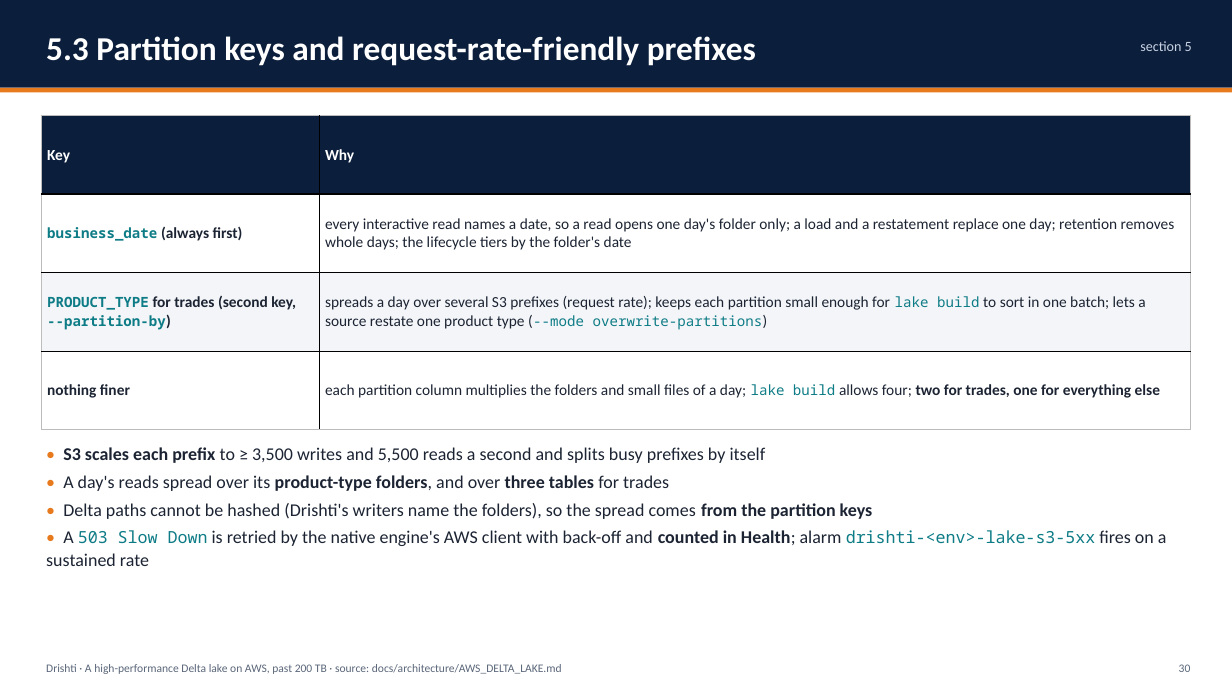
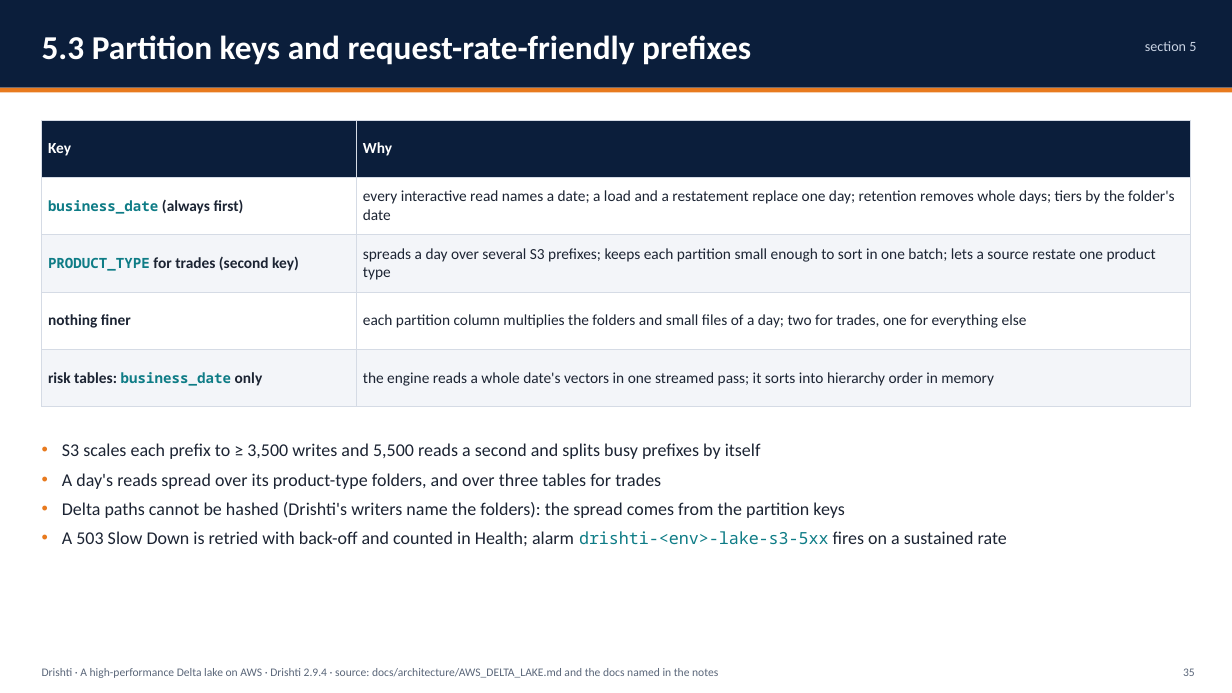
Before and after one commit to ajsinha/drishti, a slide deck: slide 35 of docs/publications/Drishti-AWS-Delta-Lake.pptx (slide 30 before the commit). Drawn at 1232x693 pixels with LibreOffice and Linux fonts; fonts in the diff are those of the drawing. Boxes give left, top, right and bottom in pixels: in the first picture for what was removed or moved away, otherwise in the second. Text is boxed around its words. In the diff, an @@ line names an element or a change of style, - is before the commit and + after.

Commit message:
The Design and Evidence deck (72 slides, was 48) and the AWS Delta Lake deck (103 slides, was 72) rewritten for 2.9.4: what 2.6.5 to 2.9.4 added, the evidence recounted (4,761 Java tests, the drill, benchmarks), the risk lake, JSON Lines, S3, bank scale, Delta or Iceberg above storage, each item built, designed or proposed; PDFs beside them

```diff
--- a/docs/publications/Drishti-AWS-Delta-Lake.pptx
+++ b/docs/publications/Drishti-AWS-Delta-Lake.pptx
@@ text "5.3 Partition keys and request-rate-friendly ..." at [42, 35, 751, 65]: line spacing 1.05 to 1; more space between paragraphs @@
@@ text "section 5" at [1145, 41, 1196, 51]: line spacing 1.05 to 1; more space between paragraphs @@
@@ table at [42, 120, 1190, 407] @@
-row 2: business_date (always first) | every interactive read names a date, so a read opens one day's folder only; a load and a restatement replace one day; retention removes whole days; the lifecycle tiers by the folder's date
-row 3: PRODUCT_TYPE for trades (second key, --partition-by) | spreads a day over several S3 prefixes (request rate); keeps each partition small enough for lake build to sort in one batch; lets a source restate one product type (--mode overwrite-partitions)
-row 4: nothing finer | each partition column multiplies the folders and small files of a day; lake build allows four; two for trades, one for everything else
+row 2: business_date (always first) | every interactive read names a date; a load and a restatement replace one day; retention removes whole days; tiers by the folder's date
+row 3: PRODUCT_TYPE for trades (second key) | spreads a day over several S3 prefixes; keeps each partition small enough to sort in one batch; lets a source restate one product type
+row 4: nothing finer | each partition column multiplies the folders and small files of a day; two for trades, one for everything else
+row 5: risk tables: business_date only | the engine reads a whole date's vectors in one streamed pass; it sorts into hierarchy order in memory
@@ table: place and size @@
-table at [42, 116, 1191, 430]
+table at [42, 120, 1190, 407]
@@ text at [62, 443, 1007, 546]: text changed @@
-• S3 scales each prefix to ≥ 3,500 writes and 5,500 reads a second and splits busy prefixes by itself
-• A day's reads spread over its product-type folders, and over three tables for trades
-• Delta paths cannot be hashed (Drishti's writers name the folders), so the spread comes from the partition keys
-• A 503 Slow Down is retried by the native engine's AWS client with back-off and counted in Health; alarm drishti-<env>-lake-s3-5xx fires on a sustained rate
+• S3 scales each prefix to ≥ 3,500 writes and 5,500 reads a second and splits busy prefixes by itself
+• A day's reads spread over its product-type folders, and over three tables for trades
+• Delta paths cannot be hashed (Drishti's writers name the folders): the spread comes from the partition keys
+• A 503 Slow Down is retried with back-off and counted in Health; alarm drishti-<env>-lake-s3-5xx fires on a sustained rate
@@ text "Drishti · A high-performance Delta ..." at [42, 668, 718, 678]: vertical alignment top to middle @@
@@ text "35" at [1183, 668, 1195, 676]: vertical alignment top to middle @@
@@ text at [42, 668, 718, 678]: text changed @@
-Drishti · A high-performance Delta lake on AWS, past 200 TB · source: docs/architecture/AWS_DELTA_LAKE.md
+Drishti · A high-performance Delta lake on AWS · Drishti 2.9.4 · source: docs/architecture/AWS_DELTA_LAKE.md and the docs named in the notes
@@ text at [1183, 668, 1195, 676]: text changed @@
-30
+35
```
Also in this commit, not shown: 67 other slides changed, 35 slides added, 4 slides removed, 3 other files.
